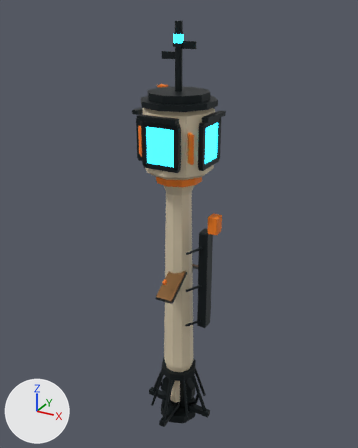
What one commit did to the Blender file assets/ships/parts/blender/place_nav_buoy_authored.blend.
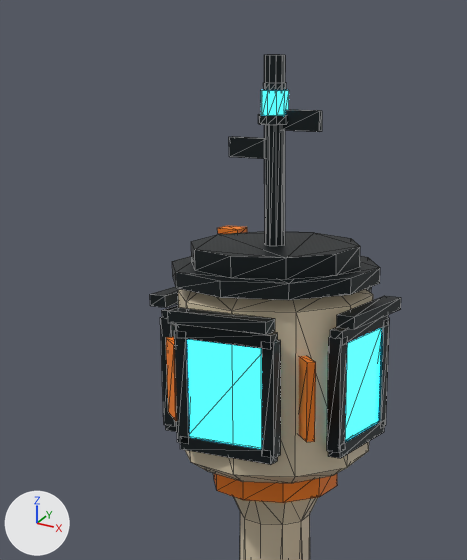
Each version appears first whole from a camera (50 mm lens) standing at (7.8, -14.16, 10.7) and looking at (-0.14, 0.29, 3.48), and next in a close-up on the part from 21% to 70% of the width and 0% to 47% of the height. Every picture has the same lights, and +X, +Y and +Z are marked at lower left. The older version's two pictures come first. The close-ups show mesh edges as thin lines.

Objects in the first close-up: 'LOD0_Buoy_Nav_Optic', 'LOD0_Buoy_Pressure_Shell', 'LOD0_Buoy_Service_Marking', 'LOD0_Buoy_Stabilizer_Frame'.
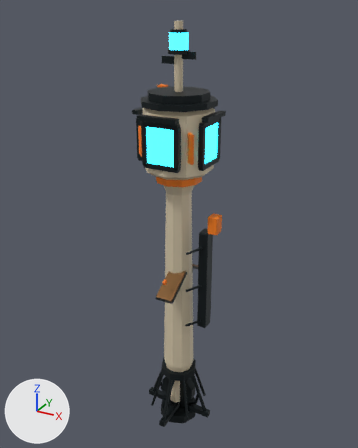
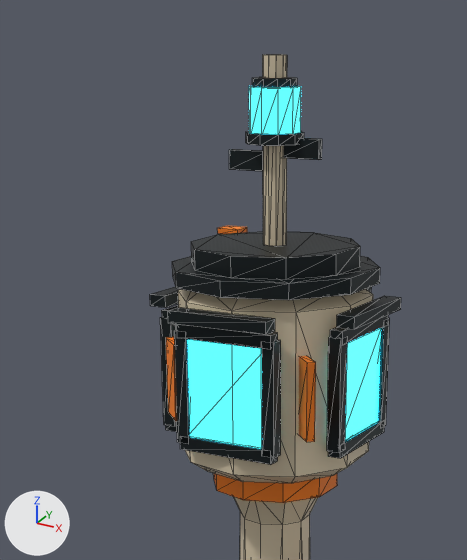
Location of each change, [x1, y1, x2, y2] in pixels of the close-ups (467 x 560 px; the box of a moved part takes in the faces that stretch with it):
'LOD0_Buoy_Stabilizer_Frame', reshaped: before [150, 55, 401, 465]; after [150, 77, 401, 465]
'LOD0_Buoy_Pressure_Shell', reshaped: before [178, 289, 373, 560]; after [178, 55, 373, 560]
'LOD0_Buoy_Nav_Optic', reshaped: before [188, 90, 381, 449]; after [188, 86, 381, 449]
part 1 of me_lod0_buoy_stabilizer_frame_mesh, deleted: before [229, 136, 265, 159]
part 2 of me_lod0_buoy_stabilizer_frame_mesh, deleted: before [282, 109, 322, 132]
part 3 of me_lod0_buoy_stabilizer_frame_mesh, moved or reshaped: before [258, 55, 287, 245]; after [229, 77, 322, 171]
part 4 of me_lod0_buoy_stabilizer_frame_mesh, surface changed: before [184, 55, 385, 450]; after [184, 77, 385, 450]
part 5 of me_lod0_buoy_pressure_shell_mesh, added (brown): after [263, 55, 287, 246]
part 6 of me_lod0_buoy_nav_optic_mesh, surface changed: before [261, 90, 289, 116]; after [249, 86, 301, 134]

What the commit changed:
me_lod0_buoy_stabilizer_frame_mesh is used by ob_lod0_buoy_stabilizer_frame; parent ob_sf_m4_helios_nav_spire_root; location (0.0, 0.0, 0.0).
me_lod0_buoy_stabilizer_frame_mesh had 720 vertices, 1244 faces and spanned x -1.4..1.4, y -1.4..1.4, z -5.0..10.3.
me_lod0_buoy_stabilizer_frame_mesh now has 700 vertices, 1208 faces and spans x -1.4..1.4, y -1.4..1.4, z -5.0..10.1.
me_lod0_buoy_stabilizer_frame_mesh part 1: the loose piece of 8 vertices spanning x -0.6..-0.1, y 0.0, z 9.2..9.4 is deleted.
me_lod0_buoy_stabilizer_frame_mesh part 2: the loose piece of 8 vertices spanning x 0.1..0.6, y 0.0, z 9.5..9.7 is deleted.
Part 3, on me_lod0_buoy_stabilizer_frame_mesh:
13 vertices are removed from x -0.1..0.1, y -0.1..0.1, z 9.9..10.0.
41 faces are deleted.
8 vertices in x -0.2..0.2, y -0.1..0.1, z 9.6..9.7 move by (0.0, 0.0, 0.4).
4 vertices in x 0.1, y -0.2..0.2, z 9.6..9.7 move by (0.1, 0.0, 0.4).
4 vertices in x -0.1, y -0.2..0.2, z 9.6..9.7 move by (-0.1, 0.0, 0.4).
31 vertices move from x -0.1..0.1, y -0.2..0.2, z 8.2..10.3 to x -0.6..0.3, y -0.3..0.3, z 9.1..10.1.
4 vertices are added at (-0.6, 0.0, 9.1), (-0.1, 0.0, 9.1), (0.1, 0.0, 9.2), (0.6, 0.0, 9.2).
5 new vertices lie (0.5, 0.0, 0.0) away from vertices in x 0.0..0.1, y -0.1..0.1, z 9.9..10.0.
29 new faces join them.
me_lod0_buoy_stabilizer_frame_mesh part 4: 820 kept faces spanning x -1.4..1.4, y -1.4..1.4, z -5.0..10.1 get new texture (UV) coordinates.
me_lod0_buoy_pressure_shell_mesh is used by ob_lod0_buoy_pressure_shell; parent ob_sf_m4_helios_nav_spire_root; location (0.0, 0.0, 0.0).
me_lod0_buoy_pressure_shell_mesh had 156 vertices, 296 faces and spanned x -1.23..1.15, y -1.18..1.18, z -4.34..8.17.
me_lod0_buoy_pressure_shell_mesh now has 176 vertices, 332 faces and spans x -1.23..1.15, y -1.18..1.18, z -4.34..10.3.
me_lod0_buoy_pressure_shell_mesh part 5: a new loose piece, a 10-sided cylinder along z spanning x -0.13..0.13, y -0.14..0.14, z 8.22..10.3, in mat_buoy_pressure_shell.
me_lod0_buoy_nav_optic_mesh is used by ob_lod0_buoy_nav_optic; parent ob_sf_m4_helios_nav_spire_root; location (0.0, 0.0, 0.0).
me_lod0_buoy_nav_optic_mesh had 52 vertices, 84 faces and spanned x -1.18..1.18, y -1.18..1.18, z 6.1..9.93.
me_lod0_buoy_nav_optic_mesh now has 52 vertices, 84 faces and spans x -1.18..1.18, y -1.18..1.18, z 6.1..9.97.
me_lod0_buoy_nav_optic_mesh part 6: 28 kept faces spanning x -0.29..0.29, y -0.3..0.3, z 9.47..9.97 get new texture (UV) coordinates.
Edits to the shape of me_lod0_buoy_nav_optic_mesh do not show in these pictures.
